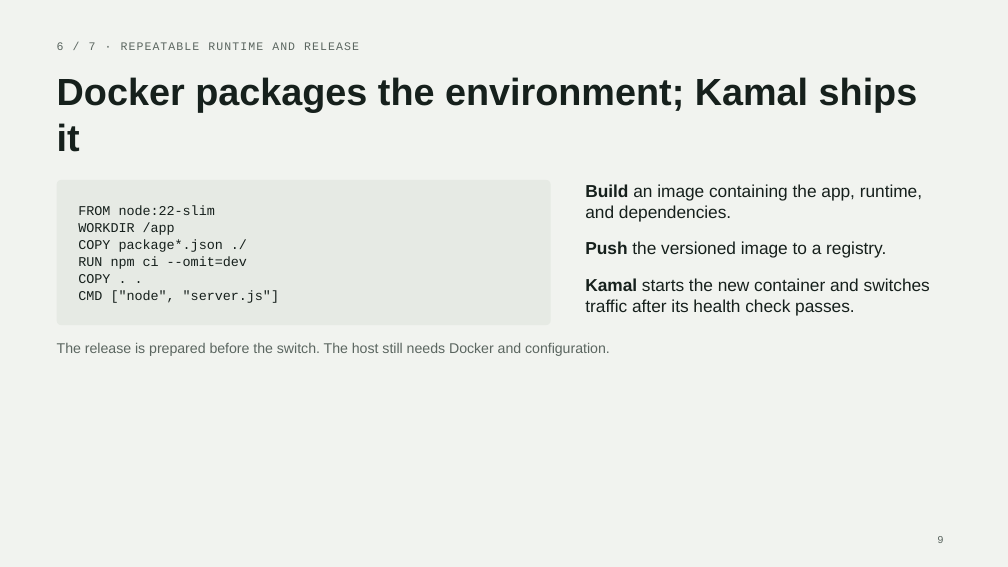
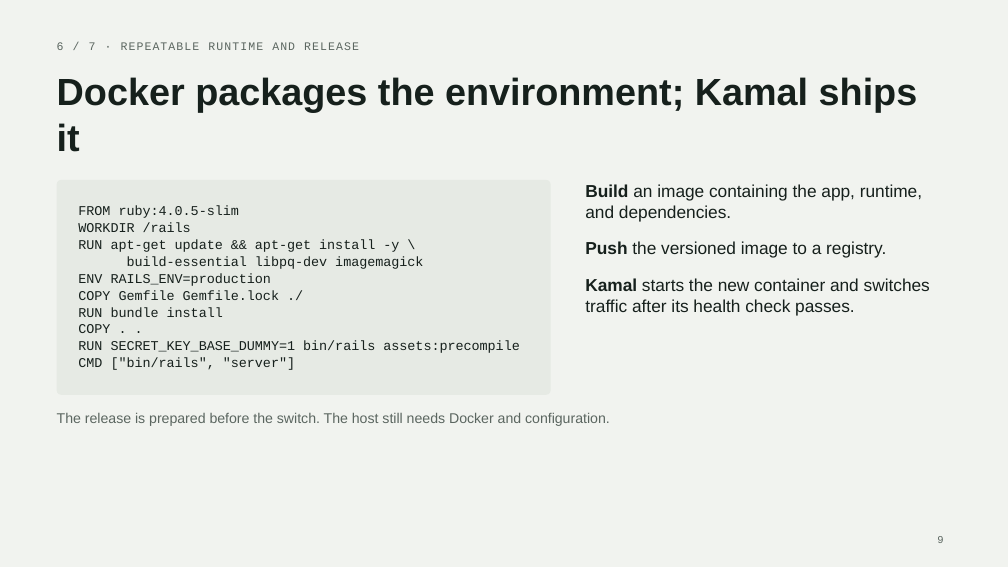
Before and after one commit to raysapida/terraform_demo, a slide deck: slide 9 of docs/slides.pptx. Drawn at 1008x567 pixels with LibreOffice and Linux fonts; fonts in the diff are those of the drawing. Boxes give left, top, right and bottom in pixels: in the first picture for what was removed or moved away, otherwise in the second. Text is boxed around its words. In the diff, an @@ line names an element or a change of style, - is before the commit and + after.

Commit message:
Use a Rails Dockerfile on the Docker and Kamal slide

```diff
--- a/docs/slides.pptx
+++ b/docs/slides.pptx
@@ rounded rectangle "FROM ruby:4.0.5-slim": place and size @@
-rounded rectangle "FROM ruby:4.0.5-slim" at [57, 180, 551, 325]
+rounded rectangle "FROM ruby:4.0.5-slim" at [57, 180, 551, 395]
@@ rounded rectangle "FROM ruby:4.0.5-slim" at [57, 180, 551, 395]: proportions changed @@
@@ text in rounded rectangle at [78, 206, 423, 317]: text changed @@
-FROM node:22-slim
-WORKDIR /app
-COPY package*.json ./
-RUN npm ci --omit=dev
+FROM ruby:4.0.5-slim
+WORKDIR /rails
+RUN apt-get update && apt-get install -y \
+build-essential libpq-dev imagemagick
+ENV RAILS_ENV=production
+COPY Gemfile Gemfile.lock ./
+RUN bundle install
@@ text in rounded rectangle at [78, 341, 520, 370]: text changed @@
-CMD ["node", "server.js"]
+RUN SECRET_KEY_BASE_DUMMY=1 bin/rails assets:precompile
+CMD ["bin/rails", "server"]
@@ text "The release is prepared before ...": place and size @@
-text "The release is prepared before ..." at [57, 343, 610, 356]
+text "The release is prepared before ..." at [57, 413, 610, 426]
```
Also in this commit, not shown: 2 other files.
